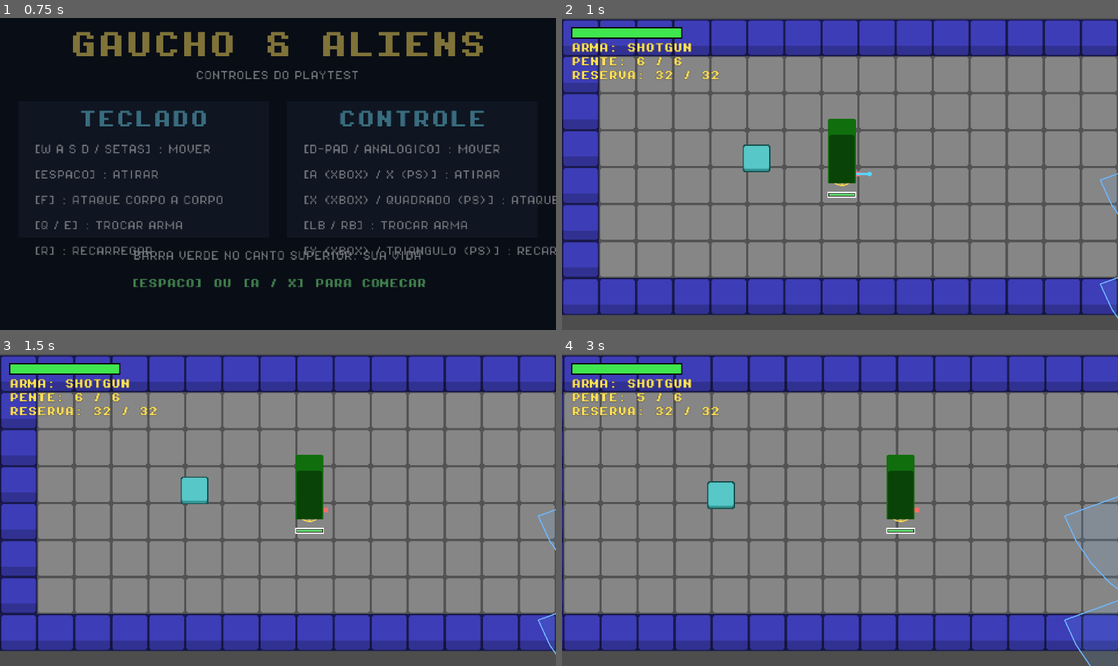
Above: before the commit, frames 1-4 (two rows, left to right).
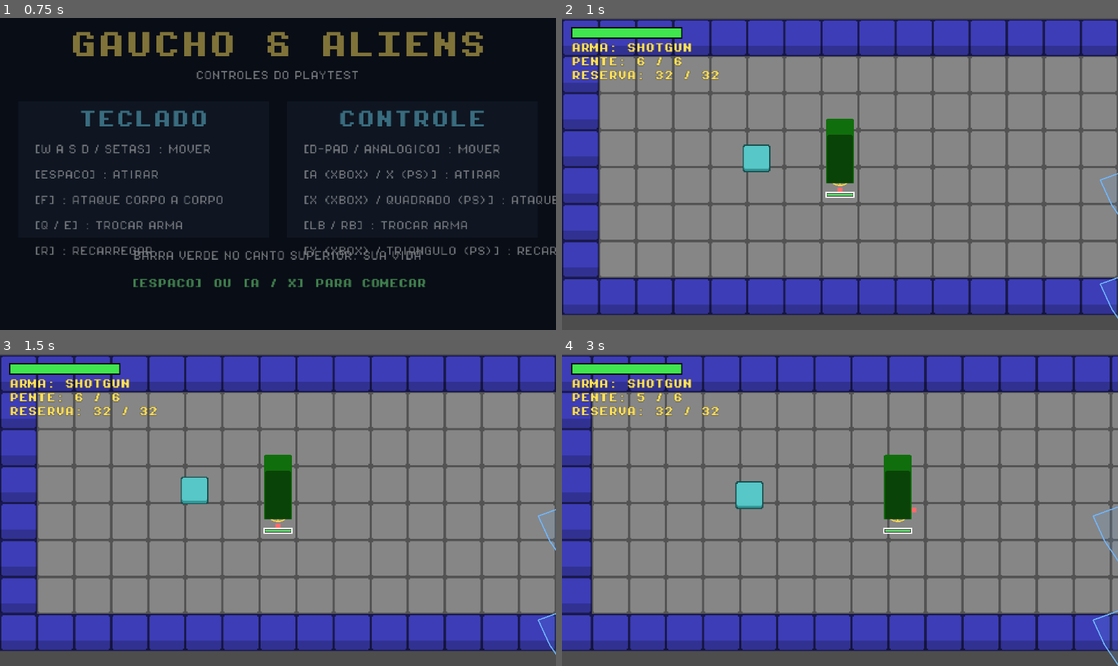
Above: after the commit, the same moments.

Repository: marconvcm/gaa
Game: Godot game, scene res://levels/intro_playtest.tscn
The game is run twice, just before and just after one commit, with the same random seed, the same clock (stepped at 60 frames per second) and the same inputs.
Inputs (mouse positions are in pixels of both pictures, inside the frame that each line leads up to):
- Up to frame 1 (0.75 s): tap Enter at 0.5 s; move the mouse to (400, 158) at 0.52 s; hold D (move_right) from 0.53 s (still down); hold Space (shoot) from 0.53 s (still down); tap F (melee) at 0.6 s; click (400, 158) at 0.67 s
- Up to frame 2 (1 s): keep holding D (move_right); keep holding Space (shoot)
- Up to frame 3 (1.5 s): release D (move_right) at 1.25 s; release Space (shoot) at 1.25 s; drag from (166, 525) to (311, 510) at 1.27 s
- Up to frame 4 (3 s): tap Space (shoot) at 2 s; move the mouse to (895, 441) at 2.02 s; hold D (move_right) 2.03-2.75 s; hold Space (shoot) 2.03-2.75 s; tap F (melee) at 2.1 s; click (895, 441) at 2.17 s; drag from (812, 572) to (912, 510) at 2.77 s

Frame 1 is identical in both runs. In frame 2, 0.3% of the frame differs, in the area x 47-56%, y 32-58%; in frame 3, 2.4%; in frame 4, 17%, in the area x 0-100%, y 0-100%.

Commit message:
Add mobile controllers

Diff:
--- /dev/null
+++ b/components/osc/on_screen_controller.gd
@@ -0,0 +1,146 @@
+## Controles touch exibidos somente na exportação Web em dispositivos móveis.
+class_name OnScreenController
+extends Control
+
+const JOYSTICK_RADIUS := 34.0
+const JOYSTICK_KNOB_RADIUS := 13.0
+const BUTTON_RADIUS := 20.0
+const BUTTON_BORDER_WIDTH := 2.0
+const CONTROL_COLOR := Color(1.0, 1.0, 1.0, 0.8)
+const PRESSED_CONTROL_COLOR := Color(1.0, 1.0, 1.0, 1.0)
+
+const MOVE_LEFT_ACTION: StringName = &"move_left"
+const MOVE_RIGHT_ACTION: StringName = &"move_right"
+const MOVE_UP_ACTION: StringName = &"move_up"
+const MOVE_DOWN_ACTION: StringName = &"move_down"
+const SHOOT_ACTION: StringName = &"shoot"
+const MELEE_ACTION: StringName = &"melee"
+
+var _joystick_touch_index := -1
+var _joystick_offset := Vector2.ZERO
+var _button_touches: Dictionary = {}
+
+
+func _ready() -> void:
+	visible = _should_show_on_screen_controls()
+	if visible:
+		queue_redraw()
+
+
+func _exit_tree() -> void:
+	_release_all_actions()
+
+
+func _gui_input(event: InputEvent) -> void:
+	if event is InputEventScreenTouch:
+		_handle_screen_touch(event)
+	elif event is InputEventScreenDrag:
+		_handle_screen_drag(event)
+
+
+func _draw() -> void:
+	var joystick_center := _get_joystick_center()
+	draw_arc(joystick_center, JOYSTICK_RADIUS, 0.0, TAU, 32, CONTROL_COLOR, BUTTON_BORDER_WIDTH, true)
+	draw_circle(joystick_center + _joystick_offset, JOYSTICK_KNOB_RADIUS, CONTROL_COLOR)
+
+	for action in [SHOOT_ACTION, MELEE_ACTION]:
+		var color := PRESSED_CONTROL_COLOR if _button_touches.has(action) else CONTROL_COLOR
+		draw_arc(_get_button_center(action), BUTTON_RADIUS, 0.0, TAU, 24, color, BUTTON_BORDER_WIDTH, true)
+
+
+func _handle_screen_touch(event: InputEventScreenTouch) -> void:
+	if event.pressed:
+		if _is_inside_joystick(event.position) and _joystick_touch_index == -1:
+			_joystick_touch_index = event.index
+			_update_joystick(event.position)
+			accept_event()
+			return
+
+		for action in [SHOOT_ACTION, MELEE_ACTION]:
+			if _is_inside_button(event.position, action) and not _button_touches.has(action):
+				_button_touches[action] = event.index
+				Input.action_press(action)
+				queue_redraw()
+				accept_event()
+				return
+		return
+
+	if event.index == _joystick_touch_index:
+		_joystick_touch_index = -1
+		_joystick_offset = Vector2.ZERO
+		_set_movement_actions(Vector2.ZERO)
+		queue_redraw()
+		accept_event()
+		return
+
+	for action in _button_touches.keys():
+		if _button_touches[action] == event.index:
+			_button_touches.erase(action)
+			Input.action_release(action)
+			queue_redraw()
+			accept_event()
+			return
+
+
+func _handle_screen_drag(event: InputEventScreenDrag) -> void:
+	if event.index != _joystick_touch_index:
+		return
+
+	_update_joystick(event.position)
+	accept_event()
+
+
+func _update_joystick(touch_position: Vector2) -> void:
+	var offset := touch_position - _get_joystick_center()
+	_joystick_offset = offset.limit_length(JOYSTICK_RADIUS - JOYSTICK_KNOB_RADIUS)
+	_set_movement_actions(_joystick_offset / (JOYSTICK_RADIUS - JOYSTICK_KNOB_RADIUS))
+	queue_redraw()
+
+
+func _set_movement_actions(direction: Vector2) -> void:
+	_set_action_strength(MOVE_LEFT_ACTION, maxf(-direction.x, 0.0))
+	_set_action_strength(MOVE_RIGHT_ACTION, maxf(direction.x, 0.0))
+	_set_action_strength(MOVE_UP_ACTION, maxf(-direction.y, 0.0))
+	_set_action_strength(MOVE_DOWN_ACTION, maxf(direction.y, 0.0))
+
+
+func _set_action_strength(action: StringName, strength: float) -> void:
+	if is_zero_approx(strength):
+		Input.action_release(action)
+		return
+
+	Input.action_press(action, strength)
+
+
+func _release_all_actions() -> void:
+	for action in [MOVE_LEFT_ACTION, MOVE_RIGHT_ACTION, MOVE_UP_ACTION, MOVE_DOWN_ACTION, SHOOT_ACTION, MELEE_ACTION]:
+		Input.action_release(action)
+
+
+func _is_inside_joystick(position: Vector2) -> bool:
+	return position.distance_to(_get_joystick_center()) <= JOYSTICK_RADIUS
+
+
+func _is_inside_button(position: Vector2, action: StringName) -> bool:
+	return position.distance_to(_get_button_center(action)) <= BUTTON_RADIUS
+
+
+func _get_joystick_center() -> Vector2:
+	return Vector2(size.x - JOYSTICK_RADIUS - 10.0, size.y - JOYSTICK_RADIUS - 10.0)
+
+
+func _get_button_center(action: StringName) -> Vector2:
+	if action == SHOOT_ACTION:
+		return Vector2(size.x - 106.0, size.y - 52.0)
+	return Vector2(size.x - 54.0, size.y - 112.0)
+
+
+func _should_show_on_screen_controls() -> bool:
+	if not OS.has_feature("web"):
+		return false
+
+	return OS.has_feature("mobile") or DisplayServer.is_touchscreen_available() or _is_mobile_preview_requested()
+
+
+func _is_mobile_preview_requested() -> bool:
+	return JavaScriptBridge.eval("new URLSearchParams(window.location.search).get('mobile') === '1'") as bool
--- /dev/null
+++ b/components/osc/on_screen_controller.tscn
@@ -0,0 +1,16 @@
+[gd_scene load_steps=2 format=3]
+
+[ext_resource type="Script" path="res://components/osc/on_screen_controller.gd" id="1_script"]
+
+[node name="OnScreenControllerLayer" type="CanvasLayer"]
+layer = 2
+
+[node name="OnScreenController" type="Control" parent="."]
+layout_mode = 3
+anchors_preset = 15
+anchor_right = 1.0
+anchor_bottom = 1.0
+grow_horizontal = 2
+grow_vertical = 2
+mouse_filter = 0
+script = ExtResource("1_script")
--- a/levels/_BASE_.tscn
+++ b/levels/_BASE_.tscn
@@ -5,6 +5,7 @@
 [ext_resource type="PackedScene" uid="uid://ddpbhl3ydqp88" path="res://components/enemy.tscn" id="3_n1nqo"]
 [ext_resource type="PackedScene" uid="uid://dfq6g8yt1dxeu" path="res://components/hud/HUD.tscn" id="4_hud"]
 [ext_resource type="PackedScene" uid="uid://bhkvn2lw8ol7c" path="res://components/collectable.tscn" id="5_i8ko7"]
+[ext_resource type="PackedScene" path="res://components/osc/on_screen_controller.tscn" id="6_osc"]
 
 [sub_resource type="NavigationPolygon" id="NavigationPolygon_8nj6h"]
 vertices = PackedVector2Array(-32, -32, 512, -32, 512, 302, -32, 302)
@@ -115,5 +116,7 @@
 
 [node name="HUD" parent="." unique_id=141513722 instance=ExtResource("4_hud")]
 
+[node name="OnScreenControllerLayer" parent="." instance=ExtResource("6_osc")]
+
 [node name="CollectableObject" parent="." unique_id=1961004010 instance=ExtResource("5_i8ko7")]
 position = Vector2(168, 120)
--- a/levels/intro_playtest.tscn
+++ b/levels/intro_playtest.tscn
@@ -1,10 +1,11 @@
-[gd_scene load_steps=6 format=3]
+[gd_scene load_steps=7 format=3]
 
 [ext_resource type="Script" path="res://levels/scripts/intro_playtest.gd" id="1_script"]
 [ext_resource type="LabelSettings" path="res://resources/label_settings/intro_title.tres" id="2_title"]
 [ext_resource type="LabelSettings" path="res://resources/label_settings/intro_header.tres" id="3_header"]
 [ext_resource type="LabelSettings" path="res://resources/label_settings/intro_body.tres" id="4_body"]
 [ext_resource type="LabelSettings" path="res://resources/label_settings/intro_prompt.tres" id="5_prompt"]
+[ext_resource type="PackedScene" path="res://components/osc/on_screen_controller.tscn" id="6_osc"]
 
 [node name="IntroPlaytest" type="Control"]
 layout_mode = 3
@@ -126,3 +127,5 @@
 grow_vertical = 2
 color = Color(0, 0, 0, 0)
 mouse_filter = 2
+
+[node name="OnScreenControllerLayer" parent="." instance=ExtResource("6_osc")]
--- a/levels/scripts/intro_playtest.gd
+++ b/levels/scripts/intro_playtest.gd
@@ -12,11 +12,23 @@
 	fade_overlay.color.a = 0.0
 
 
+func _process(_delta: float) -> void:
+	if Input.is_action_just_pressed("shoot"):
+		_start_game()
+
+
 func _unhandled_input(event: InputEvent) -> void:
-	if _is_transitioning or not event.is_action_pressed("shoot"):
+	if not event.is_action_pressed("shoot"):
 		return
 
 	get_viewport().set_input_as_handled()
+	_start_game()
+
+
+func _start_game() -> void:
+	if _is_transitioning:
+		return
+
 	_is_transitioning = true
 	var tween := create_tween()
 	tween.tween_property(fade_overlay, "color:a", 1.0, FADE_DURATION)
--- a/project.godot
+++ b/project.godot
@@ -82,21 +82,18 @@
 , Object(InputEventJoypadButton,"resource_local_to_scene":false,"resource_name":"","device":0,"button_index":2,"pressure":0.0,"pressed":true,"script":null)
 ]
 }
-
 previous_weapon={
 "deadzone": 0.2,
 "events": [Object(InputEventKey,"resource_local_to_scene":false,"resource_name":"","device":-1,"window_id":0,"alt_press …(192 unchanged characters)…
 , Object(InputEventJoypadButton,"resource_local_to_scene":false,"resource_name":"","device":0,"button_index":9,"pressure":0.0,"pressed":true,"script":null)
 ]
 }
-
 next_weapon={
 "deadzone": 0.2,
 "events": [Object(InputEventKey,"resource_local_to_scene":false,"resource_name":"","device":-1,"window_id":0,"alt_press …(192 unchanged characters)…
 , Object(InputEventJoypadButton,"resource_local_to_scene":false,"resource_name":"","device":0,"button_index":10,"pressure":0.0,"pressed":true,"script":null)
 ]
 }
-
 reload={
 "deadzone": 0.2,
 "events": [Object(InputEventKey,"resource_local_to_scene":false,"resource_name":"","device":-1,"window_id":0,"alt_press …(192 unchanged characters)…
Not shown, added: components/osc/on_screen_controller.gd.uid
Not shown, changed: docs/index.html
Not shown, changed: docs/index.pck
